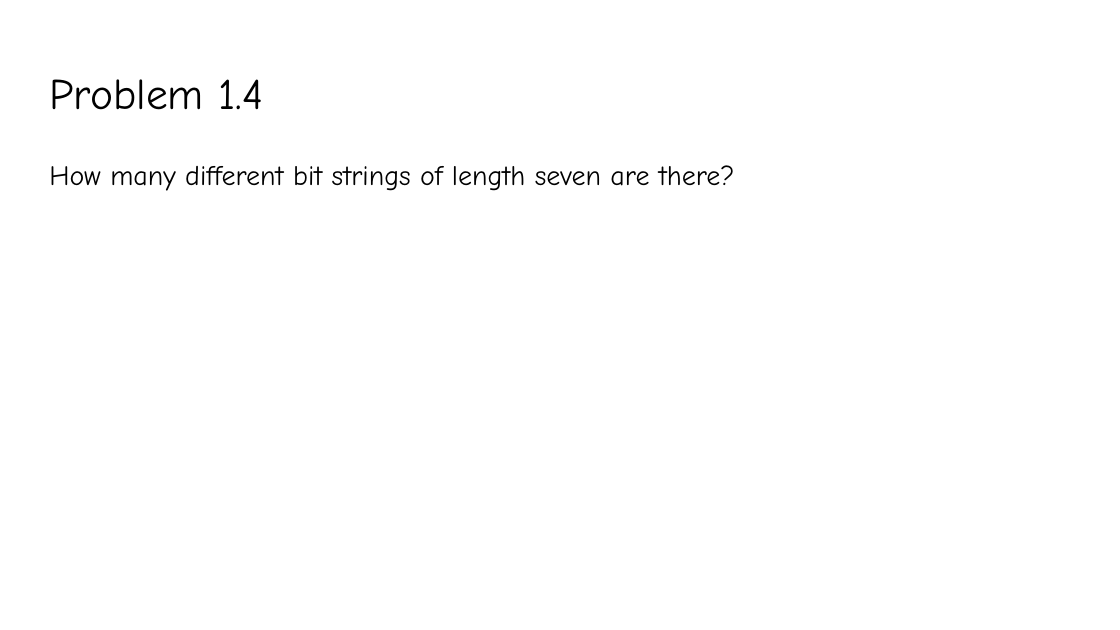
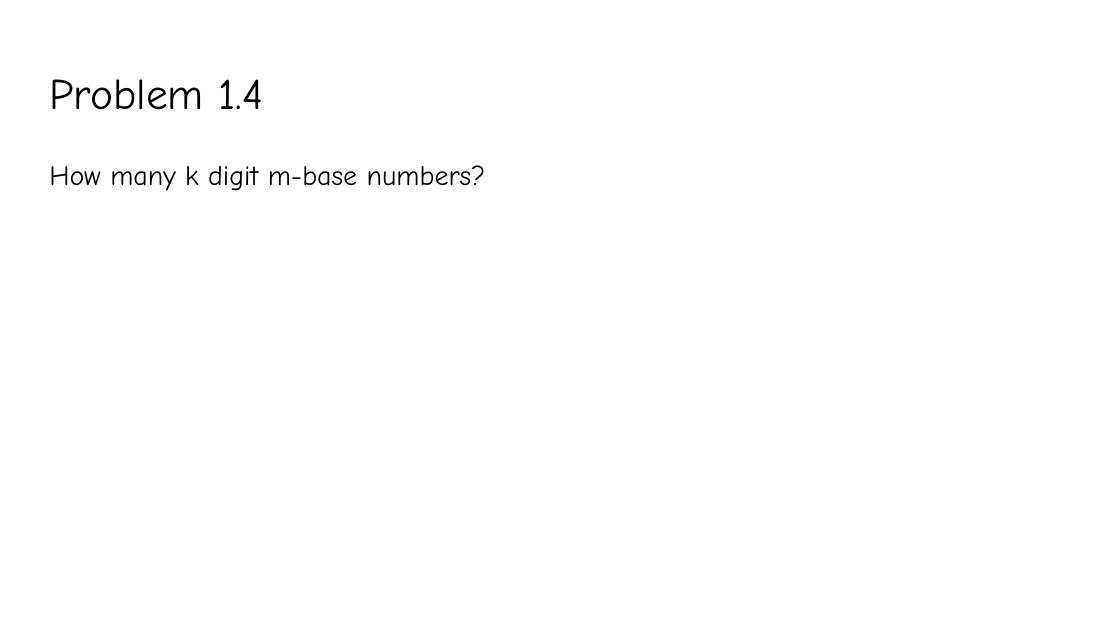
Before and after one commit to YeasirRayhanPrince/yeasirrayhanprince.github.io, a slide deck: slide 6 of cse106/slides/Lecture7.pptx (slide 7 before the commit). Drawn at 1120x630 pixels with LibreOffice and Linux fonts; fonts in the diff are those of the drawing. Boxes give left, top, right and bottom in pixels: in the first picture for what was removed or moved away, otherwise in the second. Text is boxed around its words. In the diff, an @@ line names an element or a change of style, - is before the commit and + after.

```diff
--- a/cse106/slides/Lecture7.pptx
+++ b/cse106/slides/Lecture7.pptx
@@ text at (x1=49, y1=165, x2=486, y2=191): text changed @@
-How many different bit strings of length seven are there?
+How many k digit m-base numbers?
```
Also in this commit, not shown: 5 other slides changed, 6 slides added, 7 slides removed.
